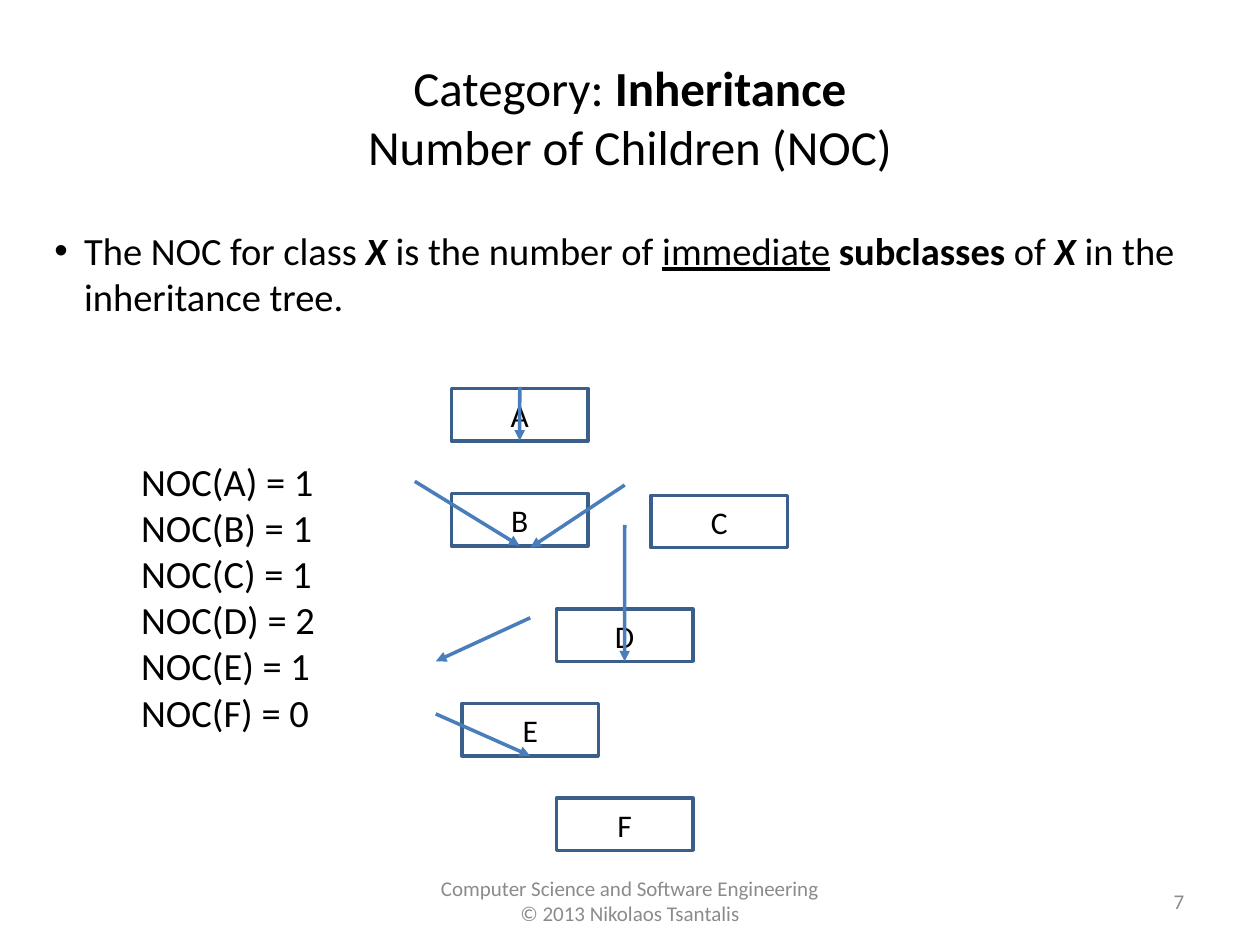
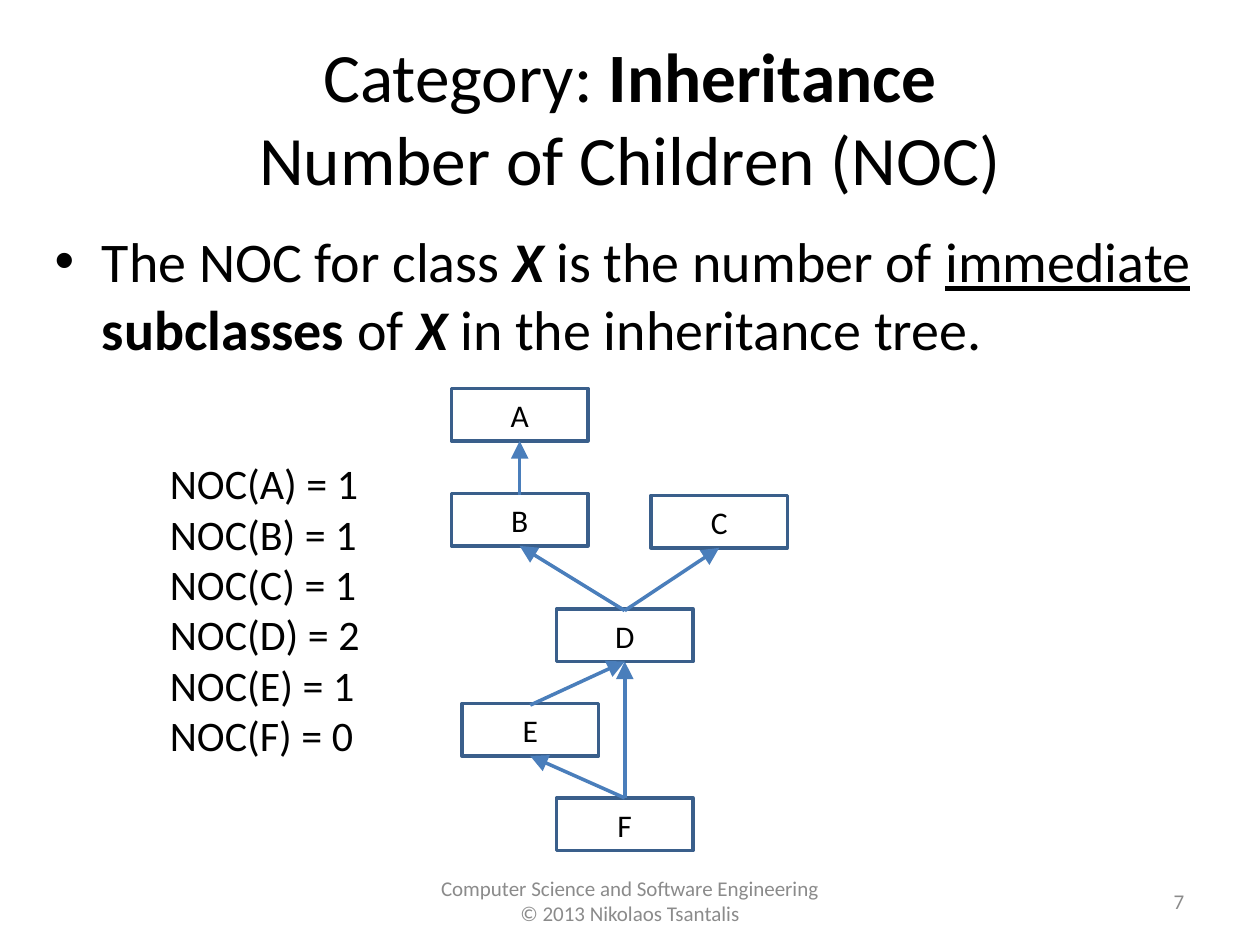
Before and after one commit to tajmilur-rahman/SOEN6611, a slide deck: slide 7 of lectures/lec3/Object-Oriented_Metrics_CK.pptx. Drawn at 1260x945 pixels with LibreOffice and Linux fonts; fonts in the diff are those of the drawing. Boxes give left, top, right and bottom in pixels: in the first picture for what was removed or moved away, otherwise in the second. Text is boxed around its words. In the diff, an @@ line names an element or a change of style, - is before the commit and + after.

```diff
--- a/lectures/lec3/Object-Oriented_Metrics_CK.pptx
+++ b/lectures/lec3/Object-Oriented_Metrics_CK.pptx
@@ title at (x1=259, y1=53, x2=1001, y2=195): text changed; size 28 to 39.6 pt @@
-Category: Inheritance
-Number of Children (NOC)
+Category: Inheritance
+Number of Children (NOC)
@@ text "The NOC for class X ..." at (x1=102, y1=243, x2=1190, y2=351): size 22 to 32 pt; indent changed; more space between paragraphs @@
@@ arrow moved from (520, 387) - (519, 441) to (519, 495) - (519, 441) @@
@@ arrow (519, 495) - (519, 441): stroke #4A7EBB 2.01 pt to #4B7EBC 2 pt @@
@@ text "NOC(A) = 1" moved from (x1=141, y1=468, x2=314, y2=732) to (x1=170, y1=468, x2=359, y2=757) @@
@@ text "NOC(A) = 1" at (x1=170, y1=468, x2=359, y2=757): size 22 to 24 pt @@
@@ arrow removed from (415, 481) to (519, 546) @@
@@ arrow moved from (625, 485) - (530, 548) to (625, 611) - (519, 546) @@
@@ arrow (625, 611) - (519, 546): stroke #4A7EBB 2.01 pt to #4B7EBC 2 pt @@
@@ arrow added from (625, 611) to (719, 548), #4B7EBC 2 pt @@
@@ arrow moved from (530, 617) - (436, 662) to (530, 706) - (625, 662) @@
@@ arrow (530, 706) - (625, 662): stroke #4A7EBB 2.01 pt to #4B7EBC 2 pt @@
@@ arrow moved from (625, 525) - (625, 662) to (625, 798) - (625, 662) @@
@@ arrow (625, 798) - (625, 662): stroke #4A7EBB 2.01 pt to #4B7EBC 2 pt @@
@@ 4 texts moved together from (x1=511, y1=401, x2=634, y2=750) to (x1=511, y1=406, x2=634, y2=742) @@
@@ arrow moved from (436, 714) - (530, 756) to (625, 798) - (530, 756) @@
@@ arrow (625, 798) - (530, 756): stroke #4A7EBB 2.01 pt to #4B7EBC 2 pt @@
@@ outline #3A5F8B 2.01 pt to #3A5F8C 2 pt in 6 elements at (x1=451, y1=388, x2=587, y2=441), (x1=451, y1=494, x2=587, y2=547), (x1=651, y1=495, x2=788, y2=548), (x1=557, y1=609, x2=693, y2=662), (x1=462, y1=703, x2=598, y2=756), (x1=557, y1=798, x2=693, y2=850) @@
```
Also in this commit, not shown: 20 other slides changed, 12 other files.
